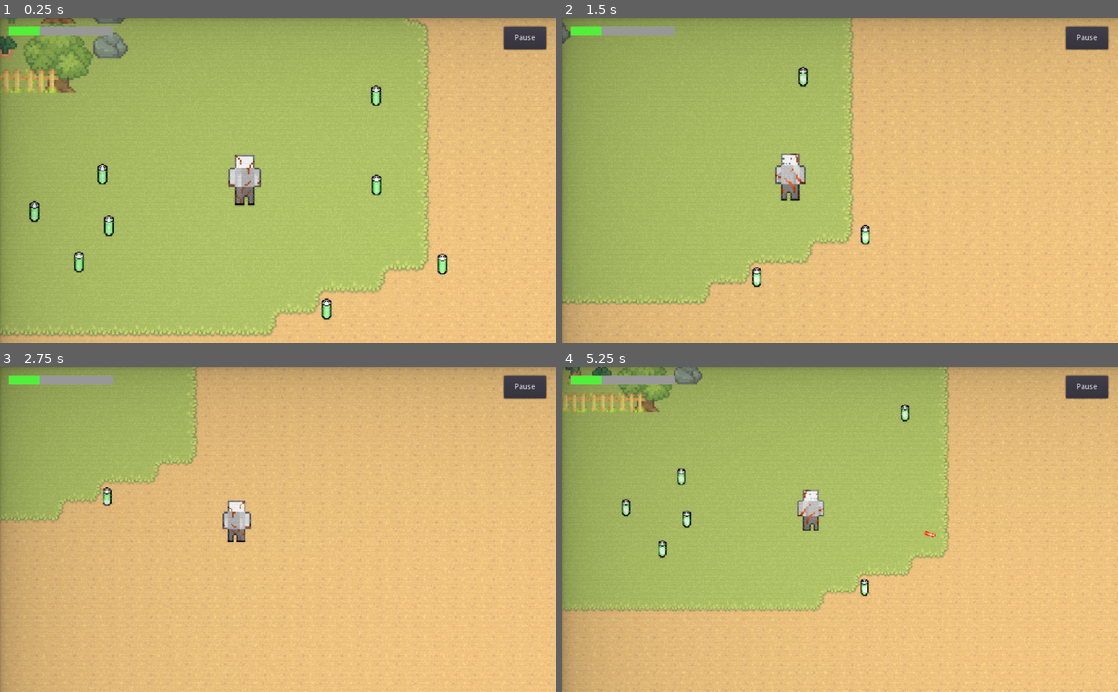
Above: before the commit, frames 1-4 (two rows, left to right).
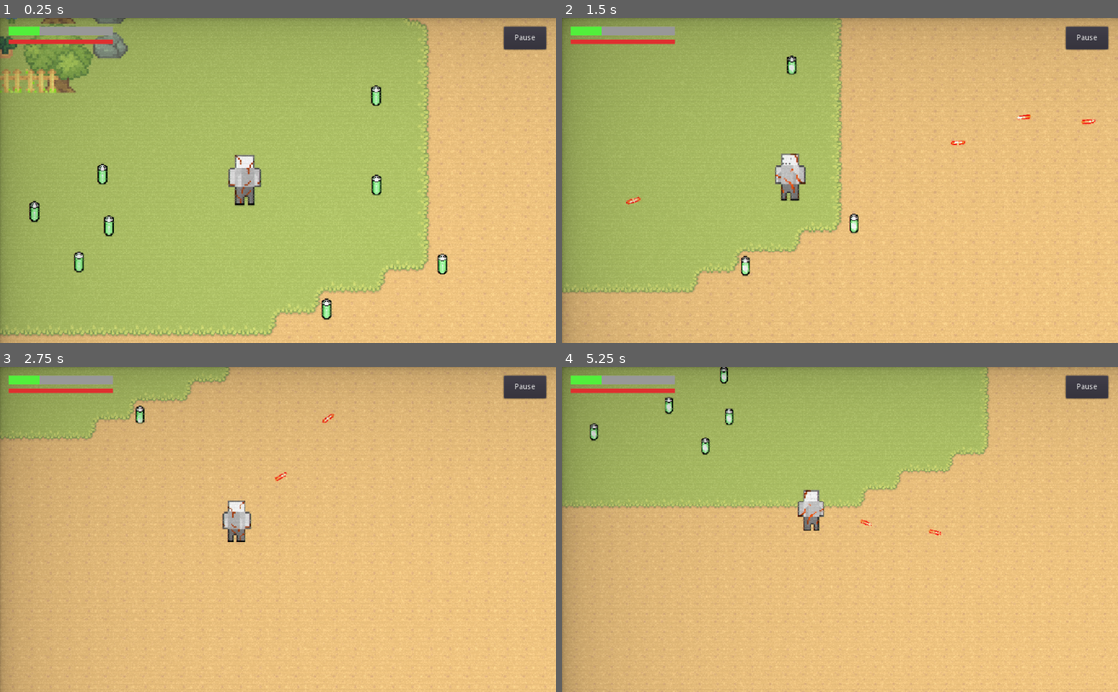
Above: after the commit, the same moments.

Repository: benhmoore/game-design-astral
Game: Godot game, scene res://scenes/Main.tscn
Two runs of this game, one before a commit and one after it. Both use one fixed random seed, a clock stepped at 60 frames per second and the inputs below. This scene is started directly instead of the project's main scene.
Inputs (mouse positions are in pixels of both pictures, inside the frame that each line leads up to):
- Up to frame 1 (0.25 s): no input
- Up to frame 2 (1.5 s): move the mouse to (962, 164) at 0.52 s; press the mouse at (962, 164) at 0.53 s; hold D (move_right) 0.53-1.28 s; tap Shift (action_sprint, bound only after the commit) at 0.8, 1.35 s; move the mouse to (728, 196) at 1.27 s; release the mouse at (728, 196) at 1.28 s; hold S (move_down) from 1.28 s (still down)
- Up to frame 3 (2.75 s): click (166, 545) at 1.55 s; move the mouse to (333, 458) at 2.02 s; release S (move_down) at 2.03 s; press the mouse at (333, 458) at 2.03 s; hold D (move_right) from 2.03 s (still down); tap Shift (action_sprint, bound only after the commit) at 2.3 s
- Up to frame 4 (5.25 s): move the mouse to (812, 594) at 2.77 s; release D (move_right) at 2.78 s; release the mouse at (812, 594) at 2.78 s; hold W (move_up) 2.78-3.53 s; tap Shift (action_sprint, bound only after the commit) at 2.85, 3.8, 4.35 s; click (812, 594) at 3.05 s; move the mouse to (1006, 578) at 3.52 s; press the mouse at (1006, 578) at 3.53 s; hold A (move_left) 3.53-5.03 s; move the mouse to (673, 480) at 4.27 s; release the mouse at (673, 480) at 4.28 s; click (673, 480) at 4.55 s; move the mouse to (867, 529) at 5.02 s; press the mouse at (867, 529) at 5.03 s; hold S (move_down) from 5.03 s (still down)

The runs differ from the first frame. In frame 1, 0.3% of the frame differs, in the area x 1-21%, y 6-9%; in frame 2, 5.6%; in frame 3, 8.7%; in frame 4, 25%, in the area x 0-77%, y 0-98%.

Commit message:
Added recharge to player gun

Diff:
--- a/project.godot
+++ b/project.godot
@@ -86,6 +86,11 @@
 "events": [ Object(InputEventMouseButton,"resource_local_to_scene":false,"resource_name":"","device":0,"alt":false,"shi …(212 unchanged characters)…
  ]
 }
+action_sprint={
+"deadzone": 0.5,
+"events": [ Object(InputEventKey,"resource_local_to_scene":false,"resource_name":"","device":0,"alt":false,"shift":false,"control":false,"meta":false,"command":false,"pressed":false,"scancode":16777237,"physical_scancode":0,"unicode":0,"echo":false,"script":null)
+ ]
+}
 
 [physics]
 
--- a/scenes/player/PlayerCharacter.tscn
+++ b/scenes/player/PlayerCharacter.tscn
@@ -123,7 +123,7 @@
 position = Vector2( 25.6667, 26 )
 frames = SubResource( 2 )
 animation = "idle.front.right"
-frame = 2
+frame = 1
 speed_scale = 0.8
 playing = true
 
--- a/scenes/player/PlayerHUD.tscn
+++ b/scenes/player/PlayerHUD.tscn
@@ -6,6 +6,9 @@
 bg_color = Color( 0.321569, 0.945098, 0.235294, 1 )
 
 [sub_resource type="StyleBoxFlat" id=2]
+
+[sub_resource type="StyleBoxFlat" id=3]
+bg_color = Color( 0.878431, 0.188235, 0.188235, 1 )
 
 [node name="PlayerHUD" type="CanvasLayer"]
 layer = 2
@@ -20,10 +23,23 @@
 margin_top = 16.0
 margin_right = 208.0
 margin_bottom = 32.0
+rect_pivot_offset = Vector2( 128, 0 )
 custom_styles/fg = SubResource( 1 )
 custom_styles/bg = SubResource( 2 )
 max_value = 10.0
 value = 3.0
+percent_visible = false
+
+[node name="CurrentAmmoBar" type="ProgressBar" parent="Display"]
+margin_left = 16.0
+margin_top = 40.0
+margin_right = 208.0
+margin_bottom = 48.0
+rect_pivot_offset = Vector2( 128, 0 )
+custom_styles/fg = SubResource( 3 )
+custom_styles/bg = SubResource( 2 )
+max_value = 10.0
+value = 10.0
 percent_visible = false
 
 [node name="Button" type="Button" parent="Display"]
--- a/scripts/pickups/Battery.gd
+++ b/scripts/pickups/Battery.gd
@@ -5,7 +5,7 @@
 # var a = 2
 # var b = "text"
 
-export var magnet_speed = 1250
+export var magnet_speed = 1500
 onready var tween = get_node("Tween")
 var colliding_body
 
@@ -18,7 +18,7 @@
 
 func _process(delta: float) -> void:
 	if colliding_body and colliding_body.name == "PlayerCharacter":
-		if are_positions_close(position, colliding_body.position, 35):
+		if are_positions_close(position, colliding_body.position, 40):
 			# Code to execute when the battery is close enough to the player
 
 			colliding_body.heal(colliding_body.health_increment)
--- a/scripts/player/PlayerCharacter.gd
+++ b/scripts/player/PlayerCharacter.gd
@@ -1,9 +1,10 @@
 extends KinematicBody2D
 
 signal health_changed # Emitted whenever heal() or damage() is called
+signal current_ammo_changed
 signal player_death
 
-export var max_speed = 300
+export var max_speed = 325
 export var acceleration = 2000
 export var projectile_scene: PackedScene
 export var knockback_force = 175
@@ -19,9 +20,16 @@
 onready var effect_audio_player = get_node("EffectAudioPlayer")
 onready var danger_audio_player = get_node("DangerAudioPlayer")
 
+export var max_ammo = 10
+var current_ammo:float = 0 setget set_current_ammo
+
 var motion = Vector2.ZERO
 
+var gun_recharge_timer = 0
 var low_health_timer = 0
+
+var is_shooting = false
+
 func _process(delta):
 	low_health_timer += delta
 	if low_health_timer > 0.1:
@@ -43,6 +51,14 @@
 	else:
 		set_health(health - (delta * 0.2))
 
+	if current_ammo < 10:
+		if is_shooting == false:
+			var new_ammo = min(current_ammo + (delta*15), max_ammo)
+			set_current_ammo(new_ammo)
+
+func set_current_ammo(new_value:float):
+	current_ammo = new_value
+	emit_signal("current_ammo_changed")
 
 func _physics_process(delta):
 	var input_vector = get_input_vector()
@@ -65,9 +81,14 @@
 
 	# Calculate the player's new motion based on input and acceleration
 	var new_motion = motion
+	var sprint_multiplier = 1
+	if Input.is_action_pressed("action_sprint"):
+		sprint_multiplier = 1.5
+
 	if input_vector != Vector2.ZERO:
 		new_motion += input_vector.normalized() * acceleration * delta
 	new_motion = new_motion.limit_length(max_speed)
+	new_motion = new_motion * sprint_multiplier
 
 	# If the player is not holding down a movement key and is not experiencing knockback, gradually slow them down with friction
 	if input_vector == Vector2.ZERO:
@@ -89,12 +110,17 @@
 	else:
 		footsteps_audio_player.stop()
 
-	if Input.is_action_just_pressed("action_shoot"):
-		var projectile_direction = mouse_direction
-		var deviation_angle = rand_range(-0.05, 0.05)  # choose a random deviation angle
-		shoot(projectile_direction, deviation_angle)
-		knockback(projectile_direction, deviation_angle)
-
+	if Input.is_action_pressed("action_shoot"):
+		is_shooting = true
+		if gun_recharge_timer > 1:
+			var projectile_direction = mouse_direction
+			var deviation_angle = rand_range(-0.05, 0.05)  # choose a random deviation angle
+			shoot(projectile_direction, deviation_angle)
+			gun_recharge_timer = 0
+		else:
+			gun_recharge_timer += delta * (4 + current_ammo)
+	else:
+		is_shooting = false
 
 func get_input_vector():
 	var input_vector = Vector2.ZERO
@@ -115,6 +141,15 @@
 	return input_vector.normalized()
 
 func shoot(projectile_dir: Vector2 = Vector2.ZERO, deviation_angle = 0):
+
+	if current_ammo < 0.1:
+		play_sound("assets/sounds/battery_collect_full.wav", 1)
+		return
+	else:
+		set_current_ammo(current_ammo-0.8)
+
+	knockback(projectile_dir, deviation_angle)
+
 	var projectile = projectile_scene.instance()
 	get_tree().current_scene.add_child(projectile)
 	projectile.global_position = global_position
@@ -131,7 +166,7 @@
 	# camera.shake()
 	camera.flash_screen()
 
-	set_health(health - 0.1)
+	set_health(health - 0.05)
 
 func damage():
 
--- a/scripts/player/PlayerHUD.gd
+++ b/scripts/player/PlayerHUD.gd
@@ -8,6 +8,7 @@
 
 onready var player: KinematicBody2D = get_node_or_null("/root/Node2D/PlayerCharacter")
 onready var health_bar = get_node_or_null("Display/HealthBar")
+onready var current_ammo_bar = get_node_or_null("Display/CurrentAmmoBar")
 
 # Called when the node enters the scene tree for the first time.
 
@@ -16,7 +17,10 @@
 		player = get_node_or_null("/root/Node2D/PlayerCharacter")
 		if player:
 			player.connect("health_changed", self, "_on_player_health_changed")
-			print("health_changed signal connected")
+			player.connect("current_ammo_changed", self, "_on_player_current_ammo_changed")
 
 func _on_player_health_changed():
 	health_bar.value = player.health
+
+func _on_player_current_ammo_changed():
+	current_ammo_bar.value = player.current_ammo
Not shown, changed: assets/music/astral-sound.wav.import
Not shown: 1 places in scenes/player/PlayerHUD.tscn that only renumber resources
